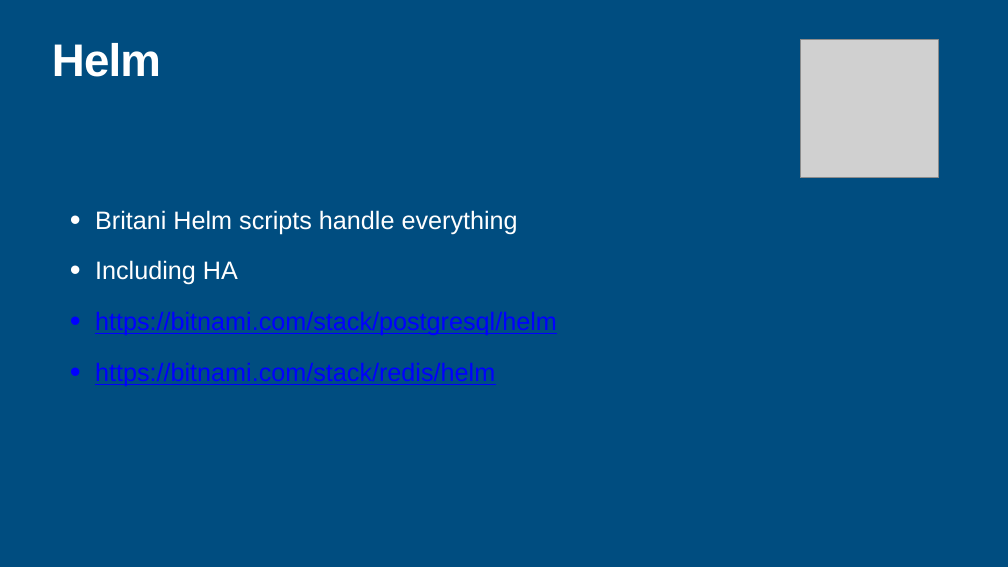
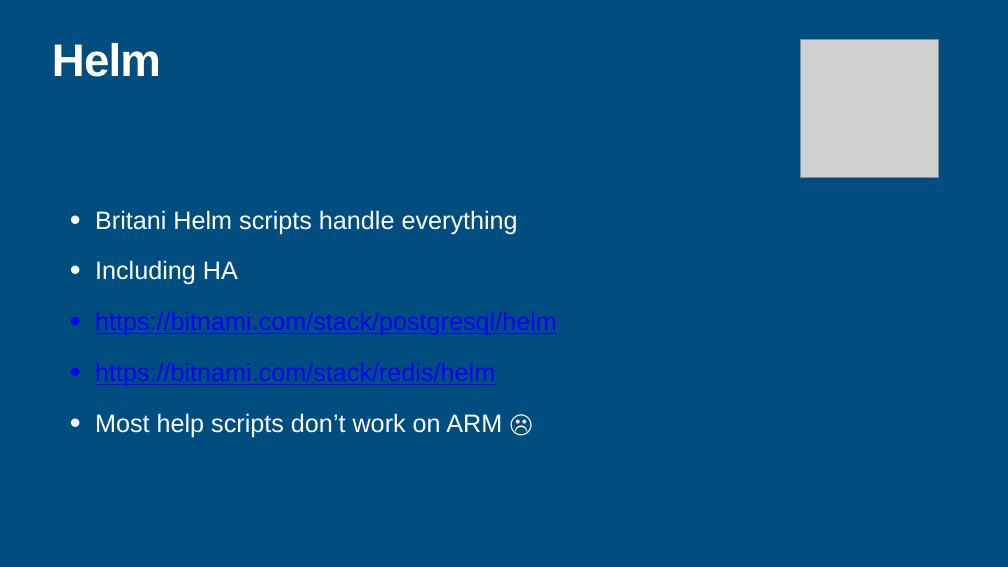
Before and after one commit to haakco/deploying-laravel-app, a slide deck: slide 13 of presentation/TakingThePainOutOfApllicationDeployment.pptx. Drawn at 1008x567 pixels with LibreOffice and Linux fonts; fonts in the diff are those of the drawing; grey boxes stand for pictures. Boxes give left, top, right and bottom in pixels: in the first picture for what was removed or moved away, otherwise in the second. Text is boxed around its words. In the diff, an @@ line names an element or a change of style, - is before the commit and + after.

```diff
--- a/presentation/TakingThePainOutOfApllicationDeployment.pptx
+++ b/presentation/TakingThePainOutOfApllicationDeployment.pptx
@@ text at <box>95,413,502,438</box>: paragraph added @@
+  • Most help scripts don’t work on ARM ☹
```
Also in this commit, not shown: 7 other slides changed.
